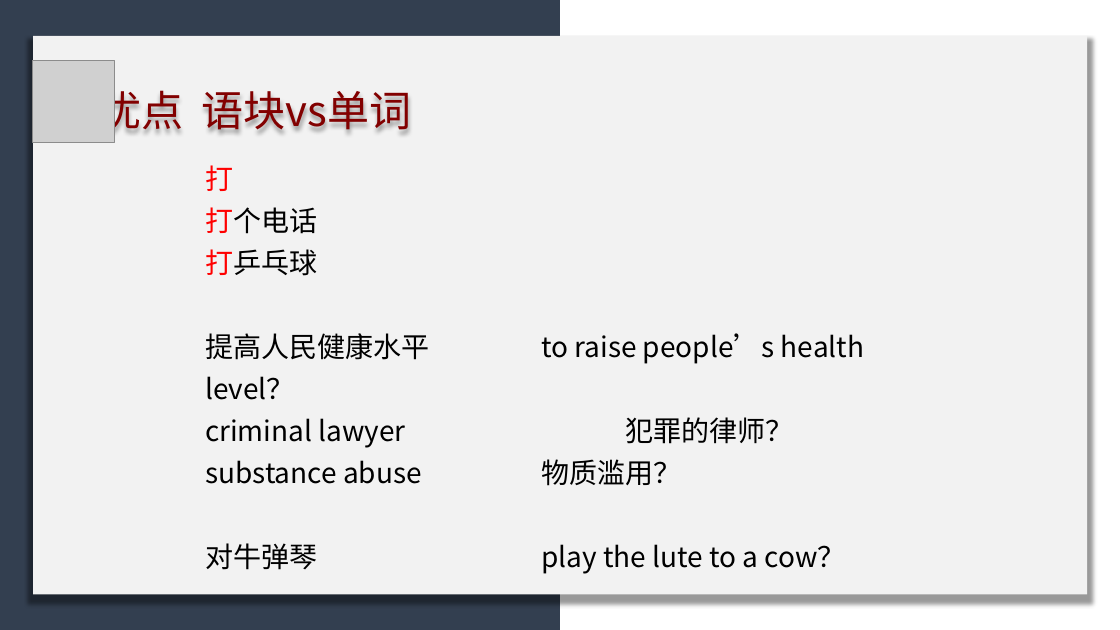
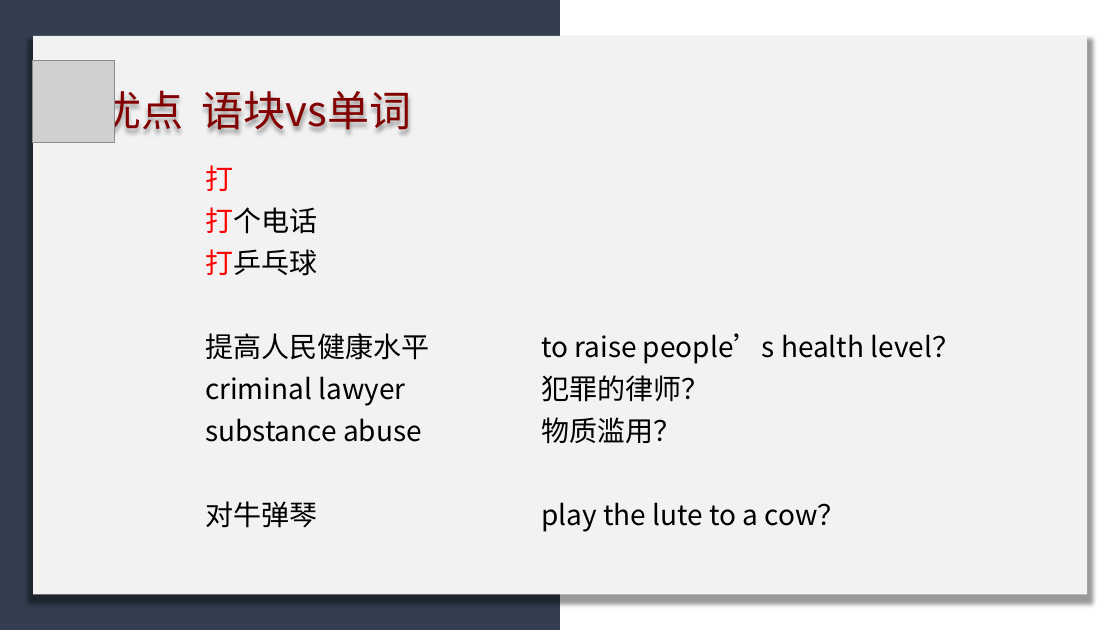
Before and after one commit to licheng0573/RosettaStone, a slide deck: slide 13 of 二组展示.pptx. Drawn at 1120x630 pixels with LibreOffice and Linux fonts; fonts in the diff are those of the drawing; grey boxes stand for pictures. Boxes give left, top, right and bottom in pixels: in the first picture for what was removed or moved away, otherwise in the second. Text is boxed around its words. In the diff, an @@ line names an element or a change of style, - is before the commit and + after.

```diff
--- a/二组展示.pptx
+++ b/二组展示.pptx
@@ text "打" rewrapped from [205,165,864,574] to [205,165,961,532] @@
```
Also in this commit, not shown: 7 other slides changed.
